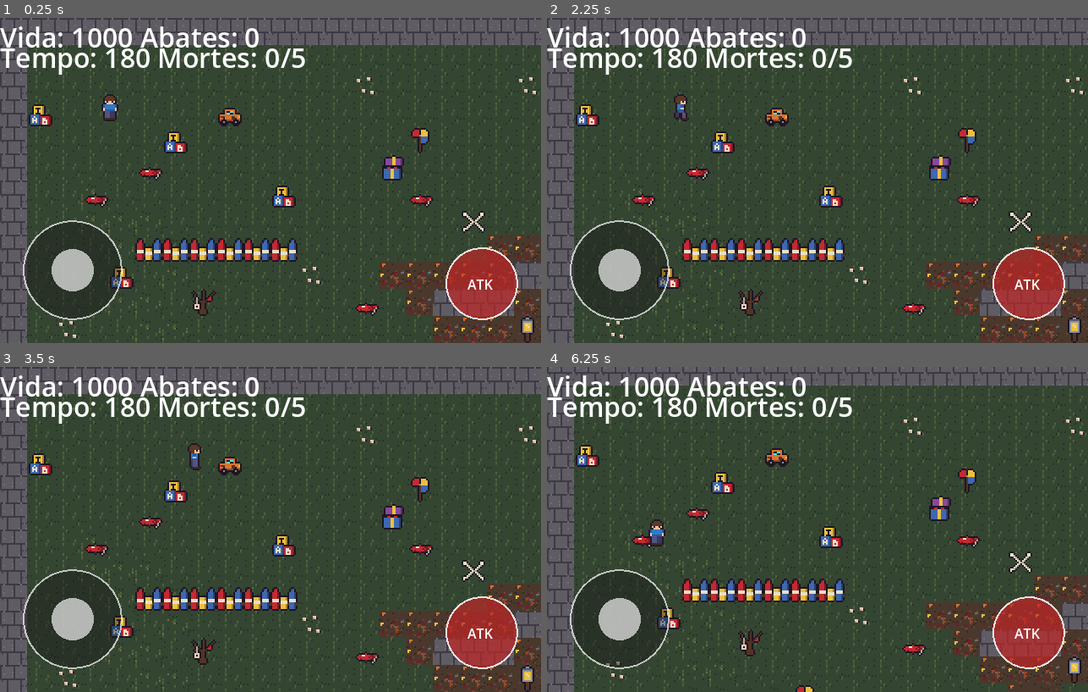
Above: before the commit, frames 1-4 (two rows, left to right).
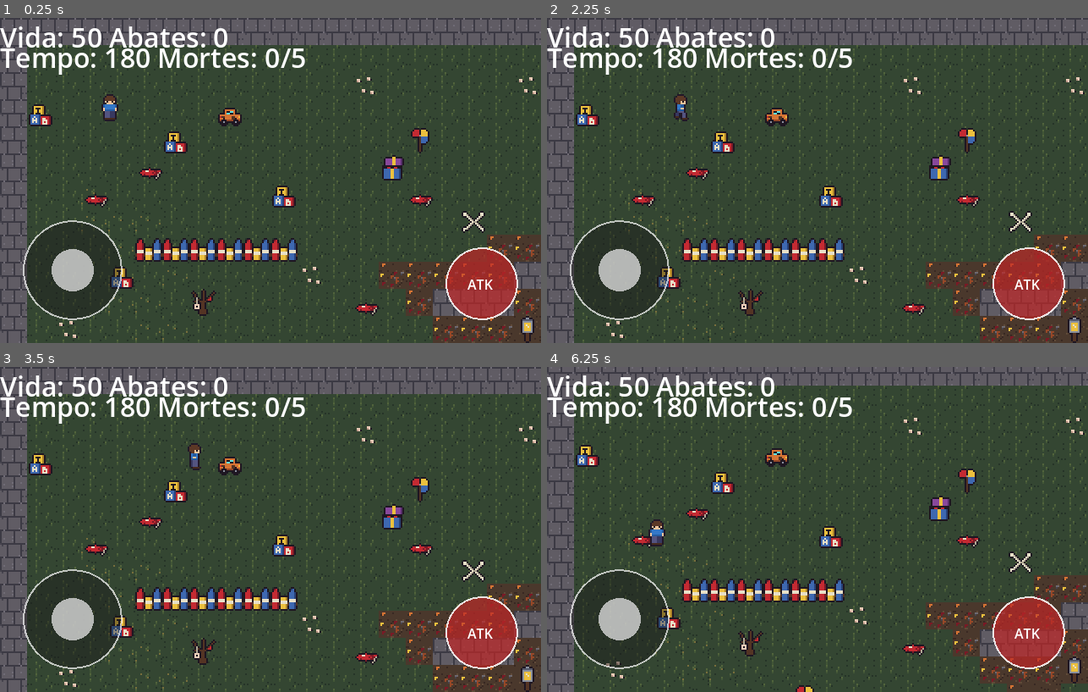
Above: after the commit, the same moments.

Repository: Olivetta21/jd2-olivetta21
Game: Godot game, scene res://scenes/cemiterio.tscn
Same seed, same stepped clock (60 frames per second), same inputs: the game is played once before the commit and once after it.
Inputs (mouse positions are in pixels of both pictures, inside the frame that each line leads up to):
- Up to frame 1 (0.25 s): no input
- Up to frame 2 (2.25 s): tap Enter (ui_accept) at 0.5, 1.25, 2, 2.1 s; drag from (817, 180) to (655, 109) at 0.52 s; drag from (709, 196) to (655, 109) at 1.27 s; move the mouse to (871, 109) at 2.02 s; hold D (right) from 2.03 s (still down)
- Up to frame 3 (3.5 s): release D (right) at 2.75 s; drag from (243, 594) to (194, 461) at 2.77 s
- Up to frame 4 (6.25 s): tap Enter (ui_accept) at 3.5, 3.6, 3.77, 4.07, 5, 5.1 s; move the mouse to (979, 578) at 3.52 s; hold A (left) 3.53-4.25 s; drag from (655, 480) to (736, 448) at 4.27 s; move the mouse to (844, 529) at 5.02 s; hold S (down) 5.03-5.75 s; click (844, 529) at 5.17 s; drag from (736, 448) to (655, 542) at 5.77 s

The runs differ from the first frame. In frame 1, 0.9% of the frame differs, in the area x 13-48%, y 2-10%; in frame 2, 0.9%; in frame 3, 0.9%; in frame 4, 1.0%.

Commit message:
fix: corrigido bug de uma morde desencadear varias ao mesmo tempo

Diff:
--- a/scenes/jogador.tscn
+++ b/scenes/jogador.tscn
@@ -223,7 +223,8 @@
 collision_mask = 3
 motion_mode = 1
 script = ExtResource("1_uahlj")
-vida = 1000
+vida = 50
+vida_maxima = 10
 dano = 2
 
 [node name="AnimatedSprite2D" type="AnimatedSprite2D" parent="." unique_id=655325862]
--- a/scripts/cemiterio.gd
+++ b/scripts/cemiterio.gd
@@ -25,6 +25,7 @@
 var mortes := 0
 var tempo_restante := 0.0
 var jogo_encerrado := false
+var jogador_aguardando_respawn := false
 var socket := WebSocketPeer.new()
 var meu_id := -1
 var sou_autoridade := false
@@ -186,12 +187,15 @@
 	enviar({"t": "player", "x": posicao.x, "y": posicao.y, "dx": direcao.x, "dy": direcao.y})
 
 func jogador_atacou(atacante: Node2D) -> void:
-	if atacante == jogador and not sou_autoridade:
+	if atacante == jogador and not sou_autoridade and not jogador_aguardando_respawn:
 		enviar({"t": "attack", "x": atacante.global_position.x, "y": atacante.global_position.y})
 
 func get_alvo_inimigo(origem: Vector2) -> Node2D:
-	var alvo: Node2D = jogador
-	var distancia := origem.distance_squared_to(jogador.global_position)
+	var alvo: Node2D = null
+	var distancia := INF
+	if not jogador.em_respawn:
+		alvo = jogador
+		distancia = origem.distance_squared_to(jogador.global_position)
 	for remoto in remotos.values():
 		if remoto == null or not is_instance_valid(remoto):
 			continue
@@ -210,12 +214,15 @@
 		enviar({"t": "damage", "id": id, "amount": dano})
 
 func jogador_morreu(alvo: Node2D) -> void:
-	if alvo != jogador or jogo_encerrado:
-		return
+	if alvo != jogador or jogo_encerrado or jogador_aguardando_respawn:
+		return
+	jogador_aguardando_respawn = true
 	enviar({"t": "death"})
 	await get_tree().create_timer(RESPAWN_DELAY).timeout
 	if not jogo_encerrado and is_instance_valid(jogador):
 		jogador.renascer(posicao_inicial_jogador)
+		jogador_aguardando_respawn = false
+		enviar({"t": "respawn"})
 
 func finalizar_derrota() -> void:
 	if jogo_encerrado:
--- a/scripts/jogador.gd
+++ b/scripts/jogador.gd
@@ -20,6 +20,7 @@
 
 var status: PlayerState = PlayerState.IDLE
 var invencivel := false
+var em_respawn := false
 var tempo_no_estado := 0.0
 var dano_do_ataque_aplicado := false
 
@@ -57,6 +58,14 @@
 			modulate.a = 0.4
 		PlayerState.DEATH:
 			velocity = Vector2.ZERO
+			em_respawn = true
+			set_physics_process(false)
+			collision_layer = 0
+			collision_mask = 0
+			ataque.set_deferred("monitoring", false)
+			var hurtbox := get_node_or_null("Hurtbox") as Area2D
+			if hurtbox != null:
+				hurtbox.set_deferred("monitoring", false)
 			anim_golpe.stop()
 			anim_golpe.visible = false
 
@@ -149,7 +158,7 @@
 			alvo.levar_golpe(dano)
 
 func levar_dano(valor: int) -> void:
-	if invencivel:
+	if invencivel or em_respawn or status == PlayerState.DEATH:
 		return
 
 	vida -= valor
@@ -162,6 +171,14 @@
 	mudar_estado(PlayerState.HURT)
 
 func renascer(posicao: Vector2) -> void:
+	em_respawn = false
+	set_physics_process(true)
+	collision_layer = 2
+	collision_mask = 3
+	ataque.set_deferred("monitoring", true)
+	var hurtbox := get_node_or_null("Hurtbox") as Area2D
+	if hurtbox != null:
+		hurtbox.set_deferred("monitoring", true)
 	vida = vida_maxima
 	global_position = posicao
 	velocity = Vector2.ZERO
Not shown, changed: Servidor/websocket.py
